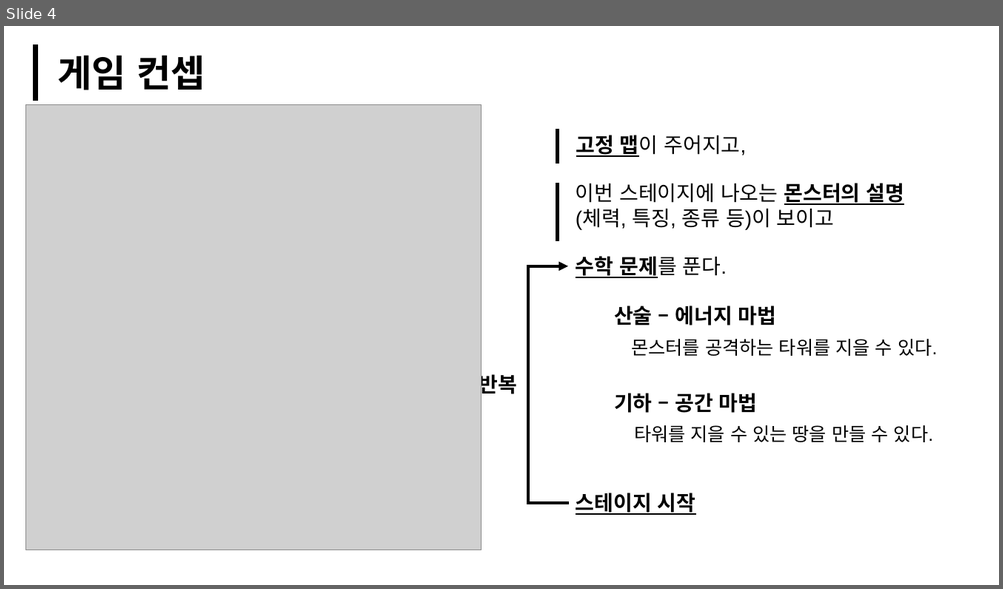
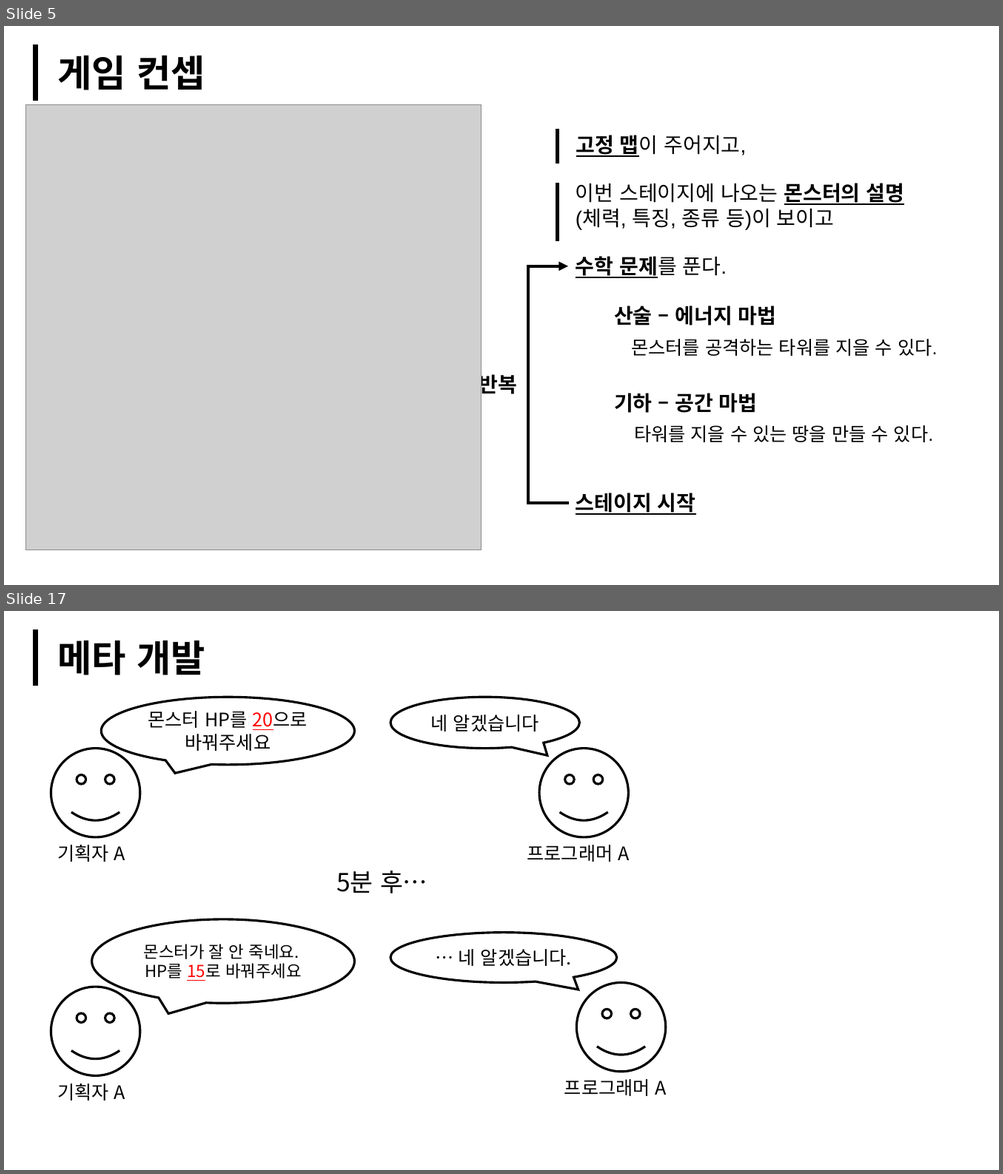
Before and after one commit to Bandyck/WinAPI_Serious, a slide deck: 0818.PPT문서제작/WinApiProject_Serious_임경태.pptx. Shown one above the other, each under a label of ours: slide 4 before the commit, slides 5 and 17 after it; the slides between them are not shown. The pictures are 1003x589 and 1003x1174 pixels, drawn with LibreOffice and Linux fonts; fonts in the diff are those of the drawing; grey boxes stand for pictures. Boxes give left, top, right and bottom in pixels: in the first picture for what was removed or moved away, otherwise in the second. Text is boxed around its words. In the diff, an @@ line names an element or a change of style, - is before the commit and + after.

```diff
--- a/0818.PPT문서제작/WinApiProject_Serious_임경태.pptx
+++ b/0818.PPT문서제작/WinApiProject_Serious_임경태.pptx
@@ slide 17 added at <box>4,611,999,1170</box>, background #FFFFFF @@
@@ line added from (35, 629) to (35, 686), #000000 5 pt @@
@@ text added at <box>57,640,205,675</box>, 36 pt, text #000000, bold @@
+메타 개발
@@ speech bubble added at <box>101,697,354,765</box>, outline #000000 2.25 pt, 18 pt, text #000000 @@
+몬스터 HP를 20으로 바꿔주세요
@@ speech bubble added at <box>390,697,579,749</box>, outline #000000 2.25 pt, 18 pt, text #000000 @@
+네 알겠습니다
@@ smiley face added at <box>51,749,140,837</box>, outline #000000 2.25 pt @@
@@ smiley face added at <box>539,749,628,837</box>, outline #000000 2.25 pt @@
@@ text added at <box>57,845,125,862</box>, 18 pt, text #000000 @@
+기획자 A
@@ text added at <box>526,845,629,862</box>, 18 pt, text #000000 @@
+프로그래머 A
@@ text added at <box>336,871,428,894</box>, 24 pt, text #000000 @@
+5분 후…
@@ speech bubble added at <box>92,920,355,1003</box>, outline #000000 2.25 pt, 16 pt, text #000000 @@
+몬스터가 잘 안 죽네요.
+HP를 15로 바꿔주세요
@@ speech bubble added at <box>390,933,617,982</box>, outline #000000 2.25 pt, 18 pt, text #000000 @@
+… 네 알겠습니다.
@@ smiley face added at <box>51,987,140,1076</box>, outline #000000 2.25 pt @@
@@ smiley face added at <box>576,983,665,1072</box>, outline #000000 2.25 pt @@
@@ text added at <box>57,1084,125,1101</box>, 18 pt, text #000000 @@
+기획자 A
@@ text added at <box>564,1079,666,1096</box>, 18 pt, text #000000 @@
+프로그래머 A
@@ what was slide 4 is now slide 5 @@
```
Also in this commit, not shown: 8 slides changed, 18 other slides added, 11 slides removed.
